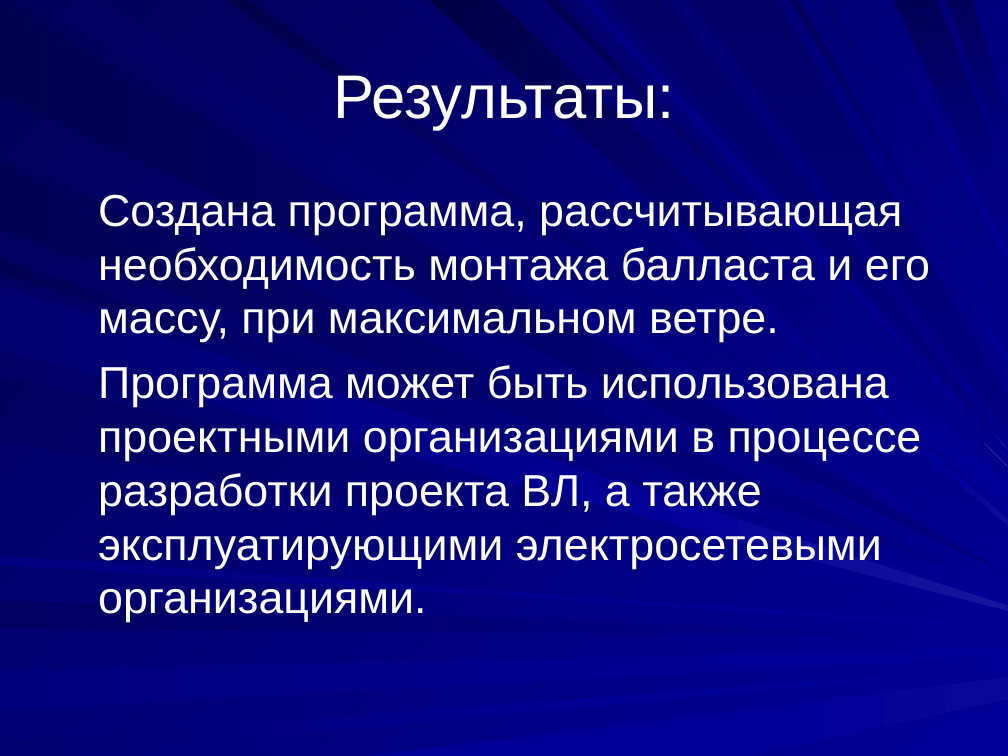
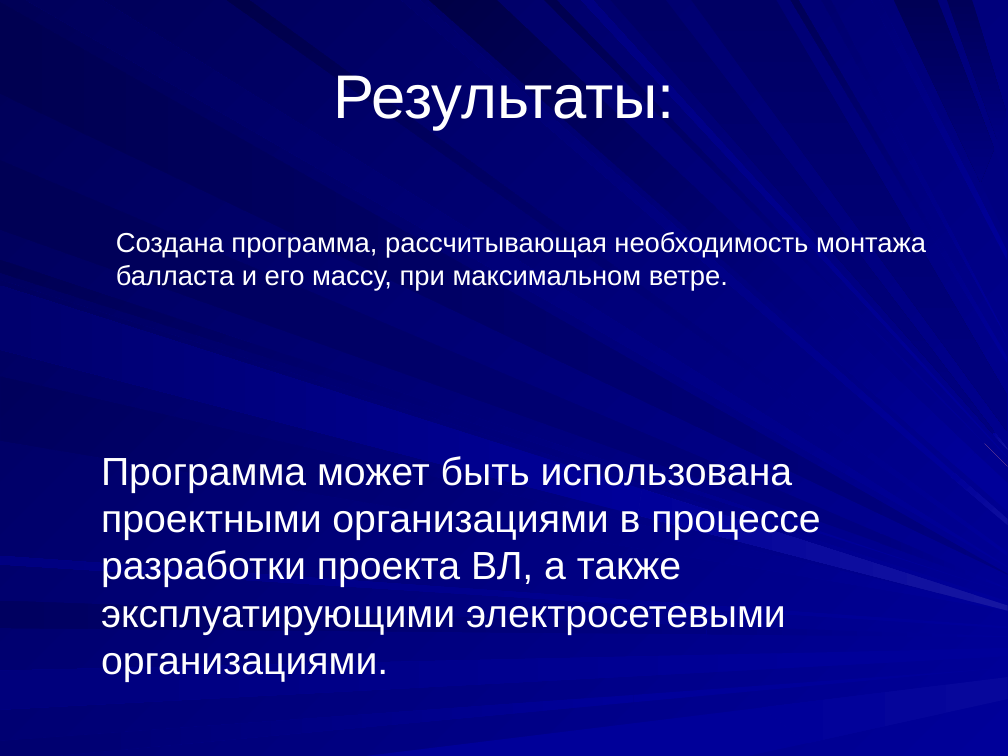
Before and after one commit to aleks311001/Project, a slide deck: slide 9 of Проект.ppt (slide 4 before the commit). Drawn at 1008x756 pixels with LibreOffice and Linux fonts; fonts in the diff are those of the drawing. Boxes give left, top, right and bottom in pixels: in the first picture for what was removed or moved away, otherwise in the second. Text is boxed around its words. In the diff, an @@ line names an element or a change of style, - is before the commit and + after.

```diff
--- a/Проект.ppt
+++ b/Проект.ppt
@@ text "Создана программа, рассчитывающая необходимость монтажа ...": place and size @@
-text "Создана программа, рассчитывающая необходимость монтажа ..." at (98,194,930,622)
+text "Создана программа, рассчитывающая необходимость монтажа ..." at (116,232,926,290)
@@ text "Создана программа, рассчитывающая необходимость монтажа ..." at (116,232,926,290): size 32 to 19.6 pt; less space between paragraphs @@
@@ text at (98,365,922,622): paragraph removed @@
-Программа может быть использована проектными организациями в процессе разработки проекта ВЛ, а также эксплуатирующими электросетевыми организациями.
@@ text added at (101,456,820,682), 28 pt, text #FFFFFF @@
+Программа может быть использована проектными организациями в процессе разработки проекта ВЛ, а также эксплуатирующими электросетевыми организациями.
```
Also in this commit, not shown: 2 other slides changed, 6 slides added, 1 slide removed, 5 other files.
